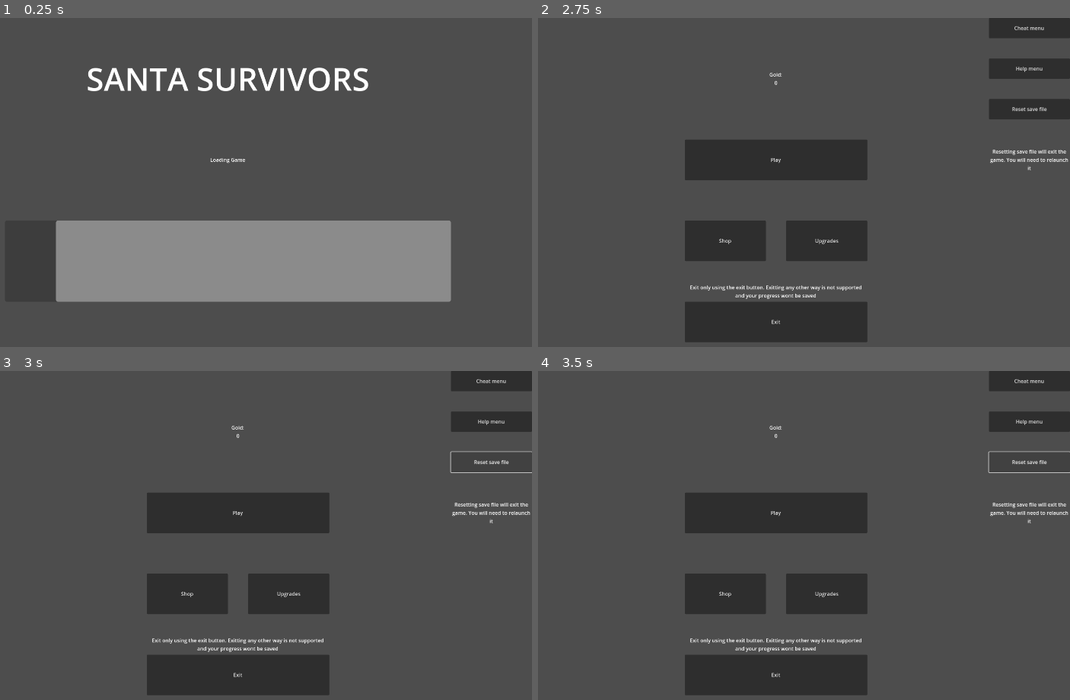
Above: before the commit, frames 1-4 (two rows, left to right).
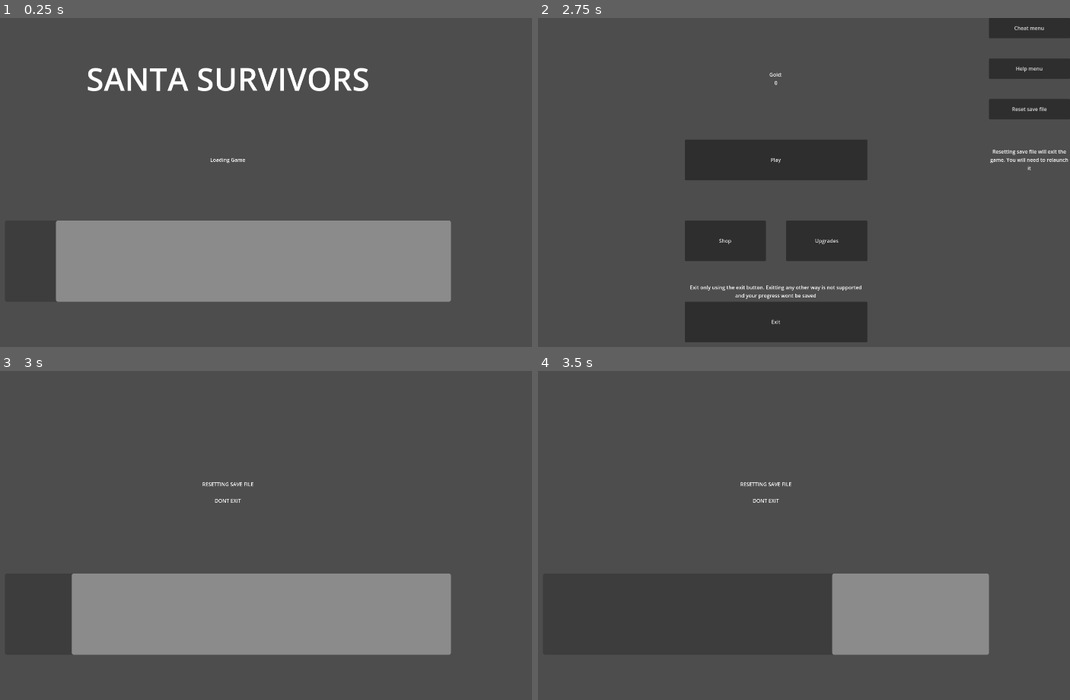
Above: after the commit, the same moments.

Repository: Mohit-Pala/Santa-Survivors
Game: Godot game, scene res://Game/Scenes/Ui/Load Game.tscn
Two runs of this game, one before a commit and one after it. Both use one fixed random seed, a clock stepped at 60 frames per second and the inputs below.
Inputs:
- Up to frame 1 (0.25 s): no input
- Up to frame 2 (2.75 s): no input
- Up to frame 3 (3 s): click "Reset save file" at 2.75 s
- Up to frame 4 (3.5 s): no input

Frames 1-2 are identical in both runs. In frame 3, 28% of the frame differs, in the area x 13-100%, y 0-99%; in frame 4, 18%.
Error in both runs: Invalid call. Nonexistent function 'changeLimitBreak' in base 'Node (upgrades.gd)'. (res://Game/Scripts/Ui/Load)

Commit message:
added reset save file functionality

Diff:
--- a/Game/Scenes/Ui/Main Menu.tscn
+++ b/Game/Scenes/Ui/Main Menu.tscn
@@ -102,3 +102,4 @@
 [connection signal="pressed" from="Exit" to="." method="_on_exit_pressed"]
 [connection signal="pressed" from="Cheat" to="." method="_on_cheat_pressed"]
 [connection signal="pressed" from="Help" to="." method="_on_help_pressed"]
+[connection signal="pressed" from="Reset" to="." method="_on_reset_pressed"]
--- /dev/null
+++ b/Game/Scenes/Ui/Reset Save File.tscn
@@ -0,0 +1,39 @@
+[gd_scene load_steps=2 format=3 uid="uid://bjpq8j4nmfk1h"]
+
+[ext_resource type="Script" path="res://Game/Scripts/Ui/Reset Save File.gd" id="1_jj573"]
+
+[node name="Reset Save File" type="Control"]
+layout_mode = 3
+anchors_preset = 15
+anchor_right = 1.0
+anchor_bottom = 1.0
+grow_horizontal = 2
+grow_vertical = 2
+script = ExtResource("1_jj573")
+
+[node name="Exit Game" type="Timer" parent="."]
+wait_time = 0.5
+
+[node name="Saving Bar" type="ProgressBar" parent="."]
+layout_mode = 0
+offset_left = 256.0
+offset_top = 640.0
+offset_right = 1664.0
+offset_bottom = 896.0
+fill_mode = 1
+show_percentage = false
+
+[node name="Saving Game" type="Label" parent="."]
+layout_mode = 0
+offset_left = 256.0
+offset_top = 256.0
+offset_right = 1664.0
+offset_bottom = 512.0
+text = "RESETTING SAVE FILE
+
+DONT EXIT"
+horizontal_alignment = 1
+vertical_alignment = 1
+justification_flags = 162
+
+[connection signal="timeout" from="Exit Game" to="." method="_on_exit_game_timeout"]
--- a/Game/Scripts/Ui/Main Menu.gd
+++ b/Game/Scripts/Ui/Main Menu.gd
@@ -12,3 +12,6 @@
 
 func _on_help_pressed():
 	get_tree().change_scene_to_file("res://Game/Scenes/Ui/Help Menu.tscn")
+
+func _on_reset_pressed():
+	get_tree().change_scene_to_file("res://Game/Scenes/Ui/Reset Save File.tscn")
--- /dev/null
+++ b/Game/Scripts/Ui/Reset Save File.gd
@@ -0,0 +1,67 @@
+extends Control
+
+var timeRemain
+const saveCountdown = 1
+# Called when the node enters the scene tree for the first time.
+func _ready():
+	resetValues()
+	saveGame()
+	$"Saving Bar".max_value = saveCountdown
+	$"Exit Game".start(saveCountdown)
+
+func _physics_process(_delta):
+	$"Saving Bar".set_value($"Exit Game".get_time_left())
+	pass
+
+func resetValues():
+	# gold
+	Gold.changeGold(0)
+
+	# meta upgrades
+	Upgrades.changeUpgrades(0)
+	Upgrades.changelimitBreak(false)
+
+	# upgrades
+	Upgrades.changeHealth(0)
+	Upgrades.changeRegen(0)
+	Upgrades.changeCurse(0)
+	Upgrades.changeAmount(0)
+	Upgrades.changeSpeed(0)
+	Upgrades.changeGreed(0)
+	Upgrades.changeProjectileSpeed(0)
+	Upgrades.changeProjectileTimeout(0)
+
+	# weapons
+
+func saveGame():
+	var config = ConfigFile.new()
+
+	# gold
+	config.set_value("santa", "gold", Gold.gold)
+
+	# meta upgrades
+	config.set_value("santa", "upgrades", Upgrades.upgrades)
+	config.set_value("santa", "limitBreak", Upgrades.limitBreak)
+
+	# upgrades
+	config.set_value("santa", "healthUpgrade", Upgrades.health)
+	config.set_value("santa", "regenUpgrade", Upgrades.regen)
+	config.set_value("santa", "curse", Upgrades.curse)
+	config.set_value("santa", "amount", Upgrades.amount)
+	config.set_value("santa", "speed", Upgrades.speed)
+	config.set_value("santa", "greed", Upgrades.greed)
+	config.set_value("santa", "projSpeed", Upgrades.projectileSpeed)
+	config.set_value("santa", "projTimeout", Upgrades.projectileTimeout)
+
+	# weapons
+	config.set_value("santa", "snowball", Shop.snowball)
+	config.set_value("santa", "presents", Shop.presents)
+	config.set_value("santa", "star", Shop.star)
+	config.set_value("santa", "snowShield", Shop.snowShield)
+	config.set_value("santa", "healingTree", Shop.healingTree)
+
+	config.save("user://santa-survivor.cfg")
+
+
+func _on_exit_game_timeout():
+	get_tree().quit()
